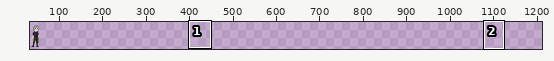
One commit to this sprite sheet: assets/player.png. Above: a wide view before the commit, with the close-up outlined.
Close-up. Old version:
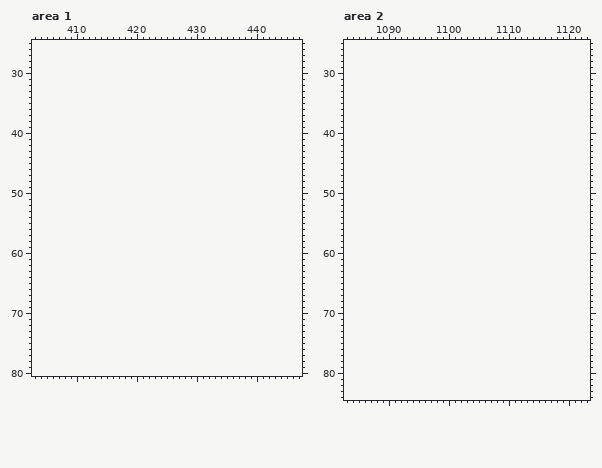
The file is 96x96 pixels. Shown: area 1: x 403..447, y 25..80; area 2: x 1083..1123, y 25..84. The old version is drawn lined up with the new one, on the new canvas. The wide view leaves out empty margins. The commit also changed other parts of the picture, which this record leaves out.
Palette (. is transparent): 
Pixels before, area 1 (only the part around the change), first column x 403:
25 .............................................
26 .............................................
27 .............................................
28 .............................................
29 .............................................
30 .............................................
31 .............................................
32 .............................................
33 .............................................
34 .............................................
35 .............................................
36 .............................................
37 .............................................
38 .............................................
39 .............................................
40 .............................................
41 .............................................
42 .............................................
43 .............................................
44 .............................................
45 .............................................
46 .............................................
47 .............................................
48 .............................................
49 .............................................
50 .............................................
51 .............................................
52 .............................................
53 .............................................
54 .............................................
55 .............................................
56 .............................................
57 .............................................
58 .............................................
59 .............................................
60 .............................................
61 .............................................
62 .............................................
63 .............................................
64 .............................................
65 .............................................
66 .............................................
67 .............................................
68 .............................................
69 .............................................
70 .............................................
71 .............................................
72 .............................................
73 .............................................
74 .............................................
75 .............................................
76 .............................................
77 .............................................
78 .............................................
79 .............................................
80 .............................................
Pixels before, area 2 (only the part around the change), first column x 1083:
25 .........................................
26 .........................................
27 .........................................
28 .........................................
29 .........................................
30 .........................................
31 .........................................
32 .........................................
33 .........................................
34 .........................................
35 .........................................
36 .........................................
37 .........................................
38 .........................................
39 .........................................
40 .........................................
41 .........................................
42 .........................................
43 .........................................
44 .........................................
45 .........................................
46 .........................................
47 .........................................
48 .........................................
49 .........................................
50 .........................................
51 .........................................
52 .........................................
53 .........................................
54 .........................................
55 .........................................
56 .........................................
57 .........................................
58 .........................................
59 .........................................
60 .........................................
61 .........................................
62 .........................................
63 .........................................
64 .........................................
65 .........................................
66 .........................................
67 .........................................
68 .........................................
69 .........................................
70 .........................................
71 .........................................
72 .........................................
73 .........................................
74 .........................................
75 .........................................
76 .........................................
77 .........................................
78 .........................................
79 .........................................
80 .........................................
81 .........................................
82 .........................................
83 .........................................
84 .........................................
Once edited:
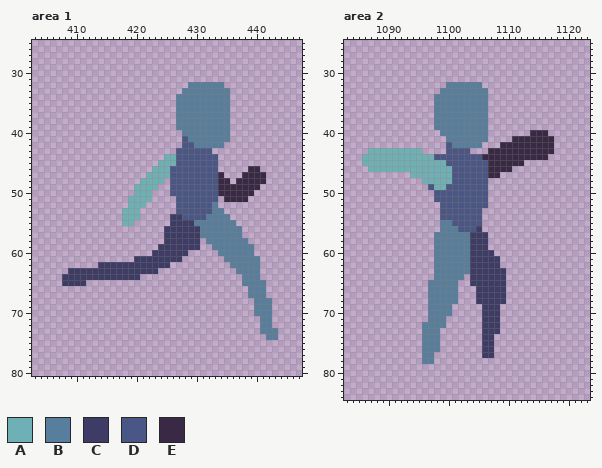
Colours new in this view: A #6fb0b7  B #577f9d  C #3e3b66  D #4a5786  E #392945
What changed:
canvas 96x96 -> 1248x96
Changed rows in their new state; - is an unchanged pixel.
Area 1:
first column x 408:
32 ---------------------BBBBBB---------
33 --------------------BBBBBBBB--------
34 -------------------BBBBBBBBB--------
35 -------------------BBBBBBBBB--------
36 -------------------BBBBBBBBB--------
37 -------------------BBBBBBBBB--------
38 -------------------BBBBBBBBB--------
39 -------------------BBBBBBBBB--------
40 --------------------BBBBBBBB--------
41 --------------------DBBBBBBB--------
42 --------------------DDBBBBB---------
43 -------------------DDDDDD-----------
44 -----------------AADDDDDDD----------
45 ----------------AAADDDDDDD----------
46 ---------------AAADDDDDDDD-----EE---
47 --------------AAAADDDDDDDDE---EEEE--
48 -------------AAAA-DDDDDDDDEE-EEEEE--
49 ------------AAAA--DDDDDDDDEEEEEEE---
50 ------------AAA---DDDDDDDDEEEEEE----
51 -----------AAAA----DDDDDDD-EEEE-----
52 -----------AAA-----DDDDDDB----------
53 ----------AAA------DDDDDDBB---------
54 ----------AAA-----CCDDDDBBBB--------
55 ----------AA------CCCCBBBBBBB-------
56 -----------------CCCCCCBBBBBBB------
57 -----------------CCCCCCBBBBBBB------
58 -----------------CCCCCC-BBBBBBB-----
59 ----------------CCCCCCC--BBBBBBB----
60 ---------------CCCCCC-----BBBBBB----
61 ------------CCCCCCCC-------BBBBBB---
62 ------CCCCCCCCCCCC----------BBBBB---
63 -CCCCCCCCCCCCCCC-------------BBBB---
64 CCCCCCCCCCCCC-----------------BBB---
65 CCCC--------------------------BBBB--
66 -------------------------------BBB--
67 -------------------------------BBB--
68 --------------------------------BBB-
69 --------------------------------BBB-
70 --------------------------------BBB-
71 ---------------------------------BB-
72 ---------------------------------BB-
73 ---------------------------------BBB
74 ----------------------------------BB
Area 2:
first column x 1086:
32 --------------BBBBBB------------
33 -------------BBBBBBBB-----------
34 ------------BBBBBBBBB-----------
35 ------------BBBBBBBBB-----------
36 ------------BBBBBBBBB-----------
37 ------------BBBBBBBBB-----------
38 ------------BBBBBBBBB-----------
39 ------------BBBBBBBBB-----------
40 -------------BBBBBBBB-------EEE-
41 --------------BBBBBBB----EEEEEEE
42 --------------DBBBBB---EEEEEEEEE
43 -AAAAAAAAA----DDDD---EEEEEEEEEEE
44 AAAAAAAAAAAADDDDDDDDEEEEEEEEEEE-
45 AAAAAAAAAAAAAADDDDDDDEEEEEE-----
46 -AAAAAAAAAAAAAADDDDDDEEEE-------
47 --------AAAAAAADDDDDDEE---------
48 ----------AAAAADDDDDD-----------
49 -----------DAADDDDDDD-----------
50 ------------DDDDDDDDD-----------
51 ------------DDDDDDDDD-----------
52 -------------DDDDDDDD-----------
53 -------------DDDDDDD------------
54 -------------DDDDDDD------------
55 -------------BBDDDDD------------
56 -------------BBBDDDC------------
57 ------------BBBBBBCCC-----------
58 ------------BBBBBBCCC-----------
59 ------------BBBBBBCCC-----------
60 ------------BBBBBBCCCC----------
61 ------------BBBBBBCCCCC---------
62 ------------BBBBBBCCCCC---------
63 ------------BBBBBBCCCCCC--------
64 ------------BBBBB-CCCCCC--------
65 -----------BBBBB--CCCCCC--------
66 -----------BBBBB---CCCCC--------
67 -----------BBBBB---CCCCC--------
68 -----------BBBBB---CCCCC--------
69 -----------BBBB-----CCC---------
70 -----------BBBB-----CCC---------
71 -----------BBB------CCC---------
72 ----------BBBB------CCC---------
73 ----------BBB-------CCC---------
74 ----------BBB-------CC----------
75 ----------BBB-------CC----------
76 ----------BBB-------CC----------
77 ----------BB--------CC----------
78 ----------BB--------------------
Changed places in both close-ups, as pixel boxes (x1, y1, x2, y2):
added: (62, 82, 278, 340)
added: (362, 82, 554, 364)
